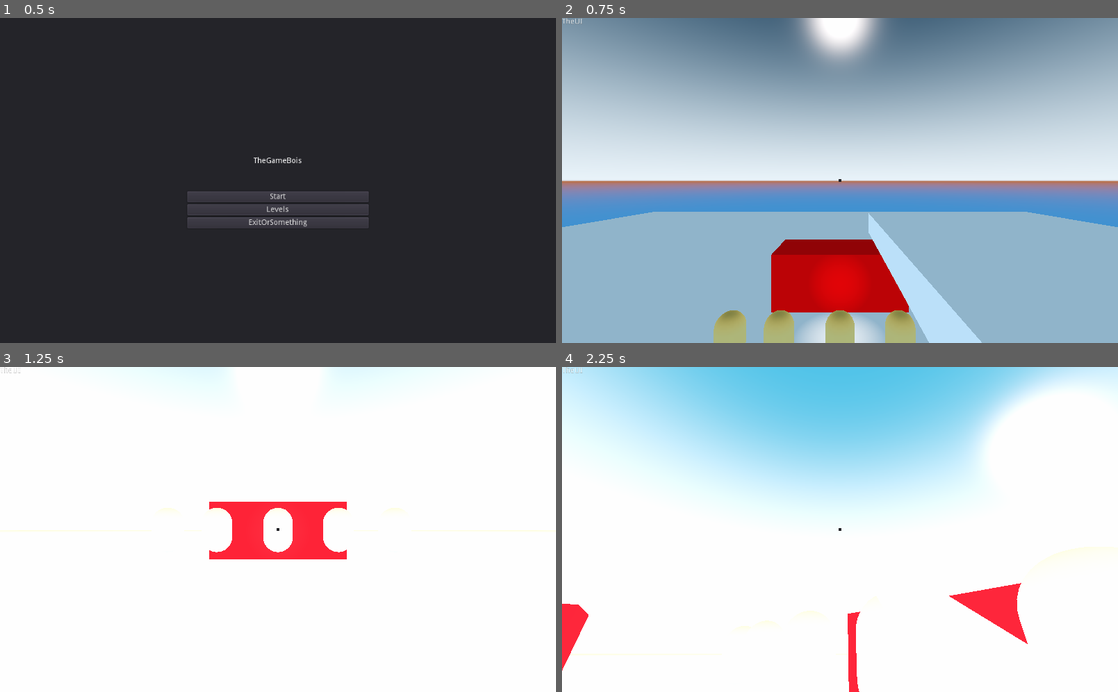
Above: before the commit, frames 1-4 (two rows, left to right).
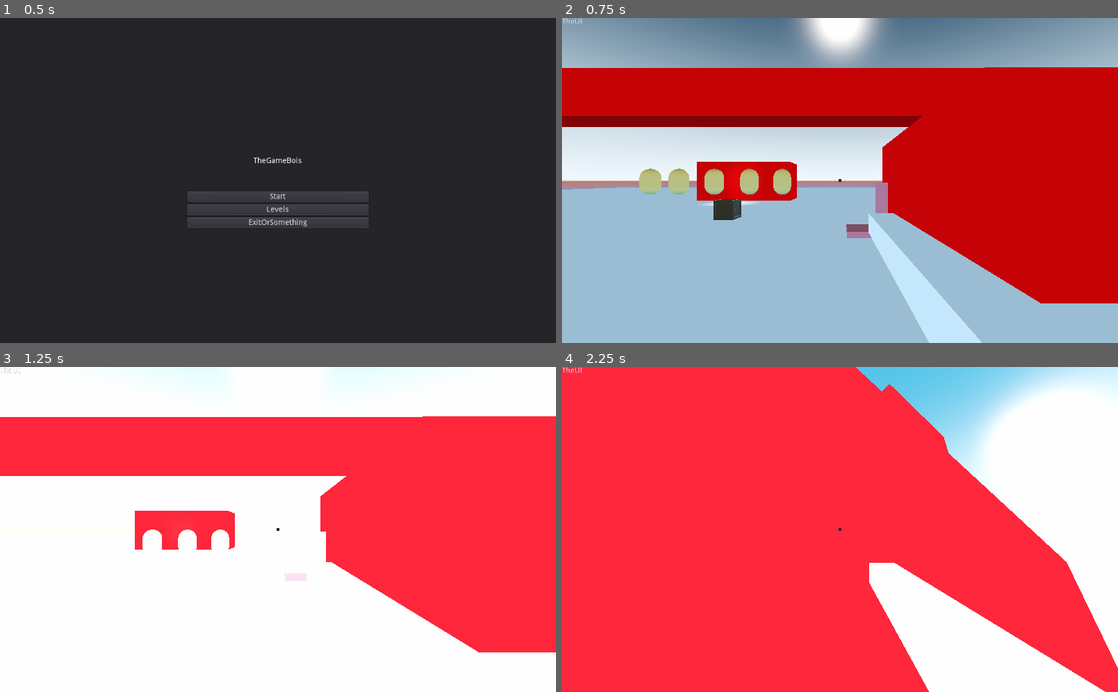
Above: after the commit, the same moments.

Repository: mottom1/3DTowerDefense
Game: Godot game, scene res://Home/Home.tscn
Two runs of this game, one before a commit and one after it. Both use one fixed random seed, a clock stepped at 60 frames per second and the inputs below.
Inputs (mouse positions are in pixels of both pictures, inside the frame that each line leads up to):
- Up to frame 1 (0.5 s): no input
- Up to frame 2 (0.75 s): click "Start" at 0.5 s
- Up to frame 3 (1.25 s): no input
- Up to frame 4 (2.25 s): move the mouse to (867, 529) at 1.27 s; press the mouse at (867, 529) at 1.28 s; hold W (Forward) from 1.28 s (still down); tap Space (Jump) at 1.52 s; move the mouse to (812, 529) at 2.02 s; release the mouse at (812, 529) at 2.03 s; click (812, 529) at 2.1 s

Frame 1 is identical in both runs. In frame 2, 51% of the frame differs, in the area x 0-100%, y 15-100%; in frame 3, 41%; in frame 4, 72%, in the area x 0-100%, y 0-100%.

Commit message:
Thanks

Diff:
--- a/Player/3DMovement.gd
+++ b/Player/3DMovement.gd
@@ -8,7 +8,7 @@
 #Movement Vars
 const MovmentSpeedUp = 4
 const AirMovementSpeedUp = .5
-var Friction = 4
+var Friction = 2
 var MaxPlayerSpeed = 20
 var PlayerControledMVector = Vector3()
 var wall:bool = false
--- a/Player/Player.tscn
+++ b/Player/Player.tscn
@@ -8,7 +8,9 @@
 
 [sub_resource type="CapsuleMesh" id=2]
 
-[node name="Player" type="KinematicBody"]
+[node name="Player" type="KinematicBody" groups=[
+"Player",
+]]
 collision_layer = 3
 collision_mask = 3
 script = ExtResource( 1 )
--- a/TestWorld.tscn
+++ b/TestWorld.tscn
@@ -98,8 +98,22 @@
 depth = 6.0
 material = ExtResource( 6 )
 
+[node name="StaticBody9" type="StaticBody" parent="Node"]
+transform = Transform( -3.42442, 0, -3.88512e-07, 0, 0.24073, 0, 9.33044e-09, 0, -0.404486, -0.509423, 7.55021, -1.52654 )
+
+[node name="CollisionShape" type="CollisionShape" parent="Node/StaticBody9"]
+transform = Transform( 1, 0, 0, 0, 1, 0, 0, 0, 1, 0.0326529, 0.0095911, -0.0139389 )
+shape = SubResource( 2 )
+
+[node name="CSGBox" type="CSGBox" parent="Node/StaticBody9"]
+transform = Transform( 1, 0, -2.84217e-14, 0, 1, 0, 0, 0, 1, -0.0013485, -0.102703, 0.0128427 )
+width = 14.0
+height = 10.0
+depth = 6.0
+material = ExtResource( 6 )
+
 [node name="Player" parent="." instance=ExtResource( 1 )]
-transform = Transform( 1, 0, 0, 0, 1, 0, 0, 0, 1, 0, 13.5018, 0 )
+transform = Transform( 1, 0, 0, 0, 1, 0, 0, 0, 1, 14.5972, 0.82252, 11.2931 )
 collision_layer = 2
 
 [node name="OmniLight" type="OmniLight" parent="."]
@@ -107,7 +121,7 @@
 shadow_enabled = true
 
 [node name="SpotLight" type="SpotLight" parent="."]
-transform = Transform( 0.99977, 0.00686566, 0.0203199, -0.0210519, 0.495447, 0.868383, -0.00410542, -0.868611, 0.495478, 0, 4.85591, 9.33756 )
+transform = Transform( 0.99977, 0.00686567, 0.0203199, -0.0210519, 0.495447, 0.868383, -0.00410542, -0.868611, 0.495478, 0, 4.85591, 9.33756 )
 light_color = Color( 0.635294, 0.0392157, 0.0392157, 1 )
 light_energy = 9.0
 shadow_enabled = true
@@ -122,16 +136,19 @@
 [node name="Node2" type="Node" parent="."]
 
 [node name="RigidBody2" parent="Node2" instance=ExtResource( 2 )]
-transform = Transform( 1, 0, 0, 0, 1, 0, 0, 0, 1, -12.5291, 3.09612, -0.459206 )
+transform = Transform( 1, 0, 0, 0, 1, 0, 0, 0, 1, -12.5293, 3.08517, 16.6372 )
 
 [node name="RigidBody" parent="Node2" instance=ExtResource( 2 )]
-transform = Transform( 1, 0, 0, 0, 1, 0, 0, 0, 1, -11.5571, 1.80373, -0.229603 )
+transform = Transform( 1, 0, 0, 0, 1, 0, 0, 0, 1, -11.5571, 1.80373, 16.8694 )
 
 [node name="RigidBody3" parent="Node2" instance=ExtResource( 2 )]
-transform = Transform( 1, 0, 0, 0, 1, 0, 0, 0, 1, -12.5291, 3.60747, -0.459206 )
+transform = Transform( 1, 0, 0, 0, 1, 0, 0, 0, 1, -12.5291, 3.60747, 16.6398 )
 
 [node name="RigidBody4" parent="Node2" instance=ExtResource( 2 )]
-transform = Transform( 1, 0, 0, 0, 1, 0, 0, 0, 1, -11.5571, 1.32354, -0.229603 )
+transform = Transform( 1, 0, 0, 0, 1, 0, 0, 0, 1, -11.5571, 1.32354, 16.8694 )
+
+[node name="RigidBody5" parent="Node2" instance=ExtResource( 2 )]
+transform = Transform( 1, 0, 0, 0, 1, 0, 0, 0, 1, 16.6749, 1.19612, -1.12961 )
 
 [node name="Node3" type="Node" parent="."]
 
@@ -141,11 +158,20 @@
 [node name="Node4" type="Node" parent="."]
 
 [node name="LaunchPad2" parent="Node4" instance=ExtResource( 4 )]
-transform = Transform( 1, 0, 0, 0, 1, 0, 0, 0, 1, 15.3341, 0.360583, 6.10341 )
+transform = Transform( 1, 0, 0, 0, 1, 0, 0, 0, 1, 15.9675, 0.333249, -1.51491 )
 
 [node name="LaunchPad" parent="Node4" instance=ExtResource( 4 )]
-transform = Transform( -4.37114e-08, -1, 0, 1, -4.37114e-08, 0, 0, 0, 1, 17.5199, 2.07546, -1.22373 )
+transform = Transform( -4.37114e-08, -1, 0, 1, -4.37114e-08, 0, 0, 0, 1, 16.8288, 1.99378, -1.23845 )
+maxspeed = 65
 direction = Vector3( -1, 0, 0 )
+
+[node name="LaunchPad3" parent="Node4" instance=ExtResource( 4 )]
+transform = Transform( 1, 0, 0, 0, 1, 0, 0, 0, 1, -12.7224, 0.333249, -1.51491 )
+
+[node name="LaunchPad4" parent="Node4" instance=ExtResource( 4 )]
+transform = Transform( -4.37114e-08, -1, 0, 1, -4.37114e-08, 0, 0, 0, 1, -13.815, 1.99378, -1.25607 )
+maxspeed = 60
+direction = Vector3( 1, 0, 0 )
 
 [node name="Enimes" type="Node" parent="."]
 
--- a/objects/Enimeis/simpleenime/SimpleEnime.gd
+++ b/objects/Enimeis/simpleenime/SimpleEnime.gd
@@ -1,11 +1,13 @@
-extends KinematicBody
+extends RigidBody
 
 var Health = 100
 
 func _ready():
-	pass # Replace with function body.
+	pass
 
 
 func _process(delta):
 	if Health <= 0:
-		queue_free()
+		axis_lock_angular_x = false
+		axis_lock_angular_y = false
+		axis_lock_angular_z = false
--- a/objects/Enimeis/simpleenime/SimpleEnime.tscn
+++ b/objects/Enimeis/simpleenime/SimpleEnime.tscn
@@ -45,9 +45,12 @@
 [sub_resource type="ShaderMaterial" id=5]
 shader = SubResource( 4 )
 
-[node name="KinematicBody" type="KinematicBody" groups=[
+[node name="RigidBody" type="RigidBody" groups=[
 "Enimes",
 ]]
+axis_lock_angular_x = true
+axis_lock_angular_y = true
+axis_lock_angular_z = true
 script = ExtResource( 1 )
 
 [node name="CollisionShape" type="CollisionShape" parent="."]
--- a/objects/LaunchPad/LaunchPad.gd
+++ b/objects/LaunchPad/LaunchPad.gd
@@ -5,7 +5,12 @@
 export var direction = Vector3(0,1,0)
 var curentspeed = Vector3()
 func _on_LaunchPad_body_entered(body):
-	exlarate = true
+	print(str(body))
+	var Class = body.get_class()
+	if body.is_in_group("Player"):
+		exlarate = true
+	elif body.is_class("RigidBody"):
+		body.add_central_force(direction*maxspeed*50)
 
 func _process(delta):
 	if exlarate:
--- a/objects/LaunchPad/LaunchPad.tscn
+++ b/objects/LaunchPad/LaunchPad.tscn
@@ -44,8 +44,8 @@
 shader = SubResource( 3 )
 
 [node name="LaunchPad" type="Area"]
-collision_layer = 2
-collision_mask = 2
+collision_layer = 3
+collision_mask = 3
 script = ExtResource( 1 )
 
 [node name="CollisionShape" type="CollisionShape" parent="."]
